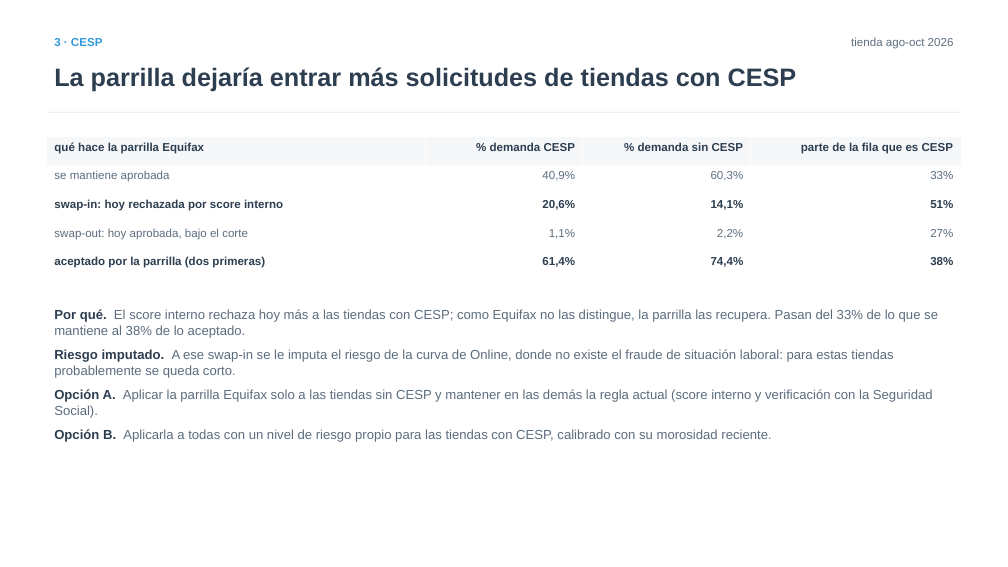
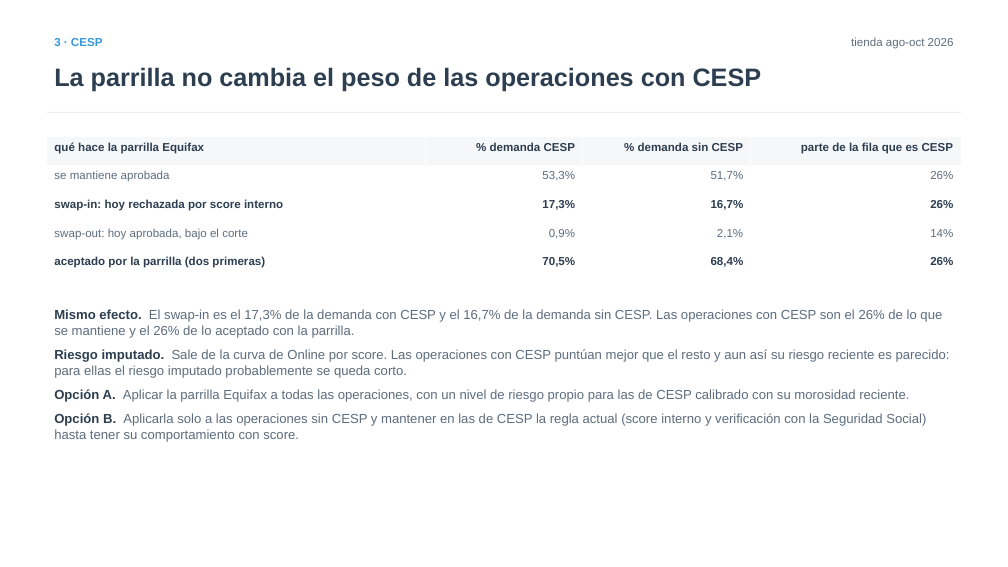
Before and after one commit to iocariz/scoring_tools, a slide deck: slide 7 of output/apple_deck/Apple_EFX_Dudas_Riesgos.pptx. Drawn at 1008x567 pixels with LibreOffice and Linux fonts; fonts in the diff are those of the drawing. Boxes give left, top, right and bottom in pixels: in the first picture for what was removed or moved away, otherwise in the second. Text is boxed around its words. In the diff, an @@ line names an element or a change of style, - is before the commit and + after.

```diff
--- a/output/apple_deck/Apple_EFX_Dudas_Riesgos.pptx
+++ b/output/apple_deck/Apple_EFX_Dudas_Riesgos.pptx
@@ text at [54, 67, 762, 92]: text changed @@
-La parrilla dejaría entrar más solicitudes de tiendas con CESP
+La parrilla no cambia el peso de las operaciones con CESP
@@ table at [47, 137, 960, 281] @@
-row 2: se mantiene aprobada | 40,9% | 60,3% | 33%
+row 2: se mantiene aprobada | 53,3% | 51,7% | 26%
-row 3: swap-in: hoy rechazada por score interno | 20,6% | 14,1% | 51%
+row 3: swap-in: hoy rechazada por score interno | 17,3% | 16,7% | 26%
-row 4: swap-out: hoy aprobada, bajo el corte | 1,1% | 2,2% | 27%
+row 4: swap-out: hoy aprobada, bajo el corte | 0,9% | 2,1% | 14%
-row 5: aceptado por la parrilla (dos primeras) | 61,4% | 74,4% | 38%
+row 5: aceptado por la parrilla (dos primeras) | 70,5% | 68,4% | 26%
@@ text at [54, 309, 950, 442]: text changed @@
-Por qué. El score interno rechaza hoy más a las tiendas con CESP; como Equifax no las distingue, la parrilla las recupera. Pasan del 33% de lo que se mantiene al 38% de lo aceptado.
-Riesgo imputado. A ese swap-in se le imputa el riesgo de la curva de Online, donde no existe el fraude de situación laboral: para estas tiendas probablemente se queda corto.
-Opción A. Aplicar la parrilla Equifax solo a las tiendas sin CESP y mantener en las demás la regla actual (score interno y verificación con la Seguridad Social).
-Opción B. Aplicarla a todas con un nivel de riesgo propio para las tiendas con CESP, calibrado con su morosidad reciente.
+Mismo efecto. El swap-in es el 17,3% de la demanda con CESP y el 16,7% de la demanda sin CESP. Las operaciones con CESP son el 26% de lo que se mantiene y el 26% de lo aceptado con la parrilla.
+Riesgo imputado. Sale de la curva de Online por score. Las operaciones con CESP puntúan mejor que el resto y aun así su riesgo reciente es parecido: para ellas el riesgo imputado probablemente se queda corto.
+Opción A. Aplicar la parrilla Equifax a todas las operaciones, con un nivel de riesgo propio para las de CESP calibrado con su morosidad reciente.
+Opción B. Aplicarla solo a las operaciones sin CESP y mantener en las de CESP la regla actual (score interno y verificación con la Seguridad Social) hasta tener su comportamiento con score.
```
Also in this commit, not shown: 5 other slides changed, 5 other files.
